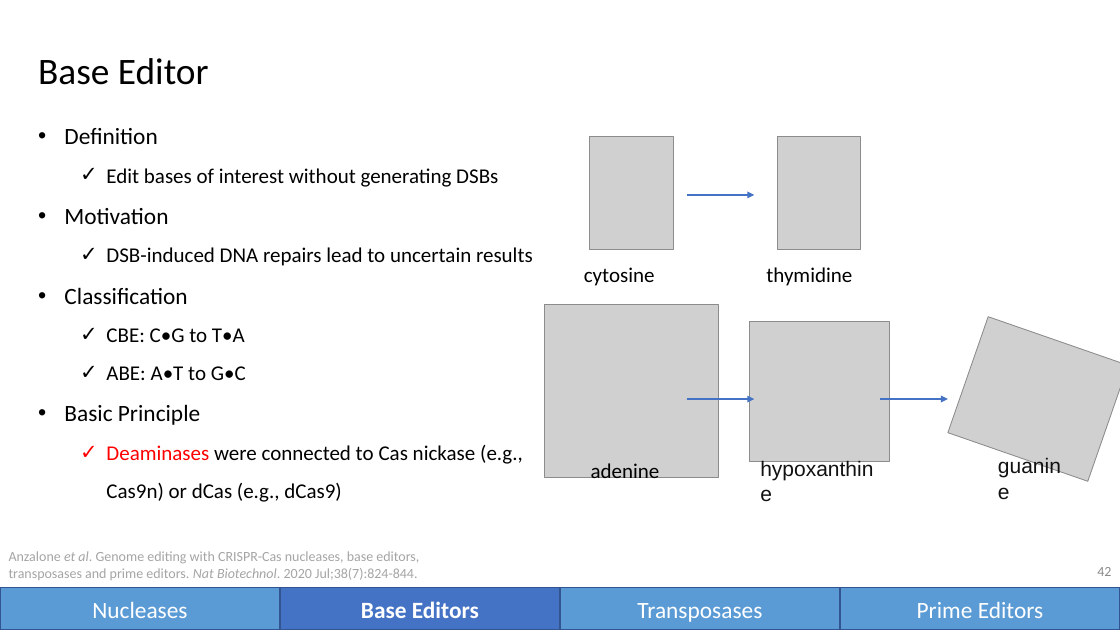
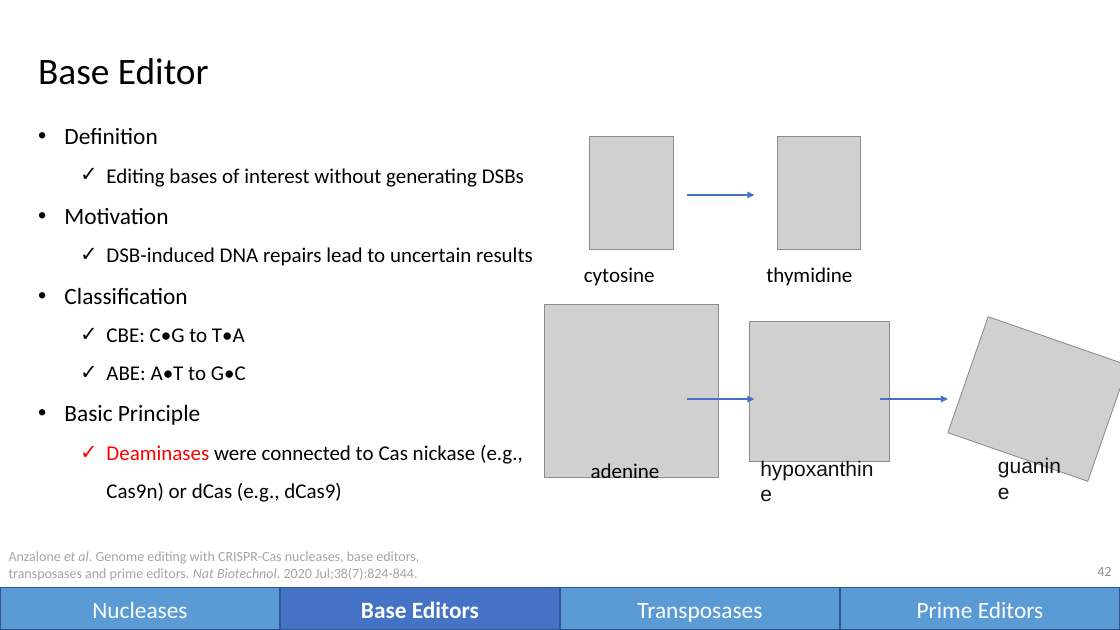
Before and after one commit to vwOvOwv/PKU-Undergraduate-Course, a slide deck: slide 42 of 遗传学讨论 (Seminar on Genetics)/topic4_genome_editing.pptx. Drawn at 1120x630 pixels with LibreOffice and Linux fonts; fonts in the diff are those of the drawing; grey boxes stand for pictures. Boxes give left, top, right and bottom in pixels: in the first picture for what was removed or moved away, otherwise in the second. Text is boxed around its words. In the diff, an @@ line names an element or a change of style, - is before the commit and + after.

```diff
--- a/遗传学讨论 (Seminar on Genetics)/topic4_genome_editing.pptx
+++ b/遗传学讨论 (Seminar on Genetics)/topic4_genome_editing.pptx
@@ text at (106,168,524,187): text changed @@
-  ✓ Edit bases of interest without generating DSBs
+  ✓ Editing bases of interest without generating DSBs
```
Also in this commit, not shown: 14 other slides changed.
